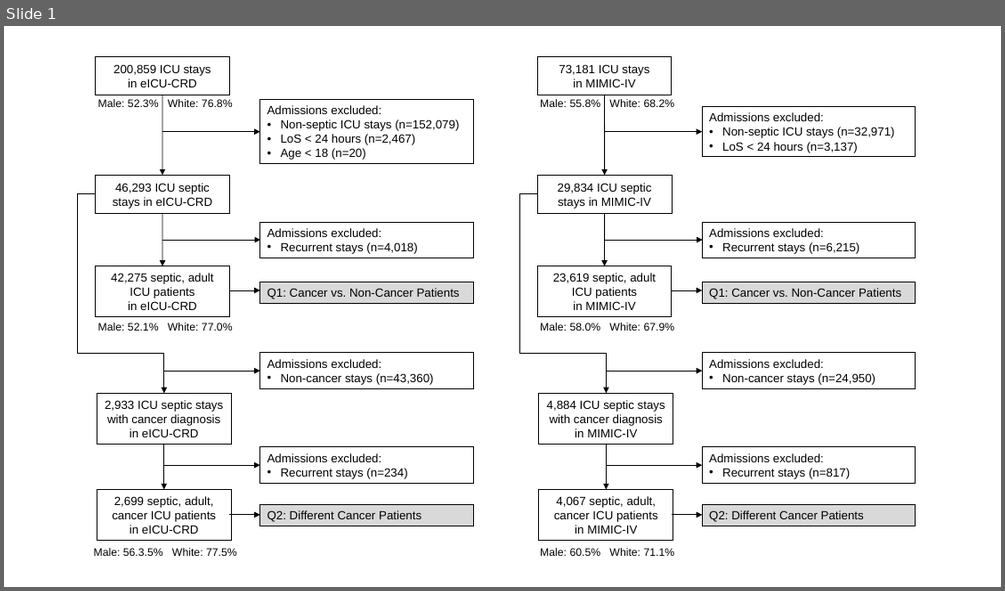
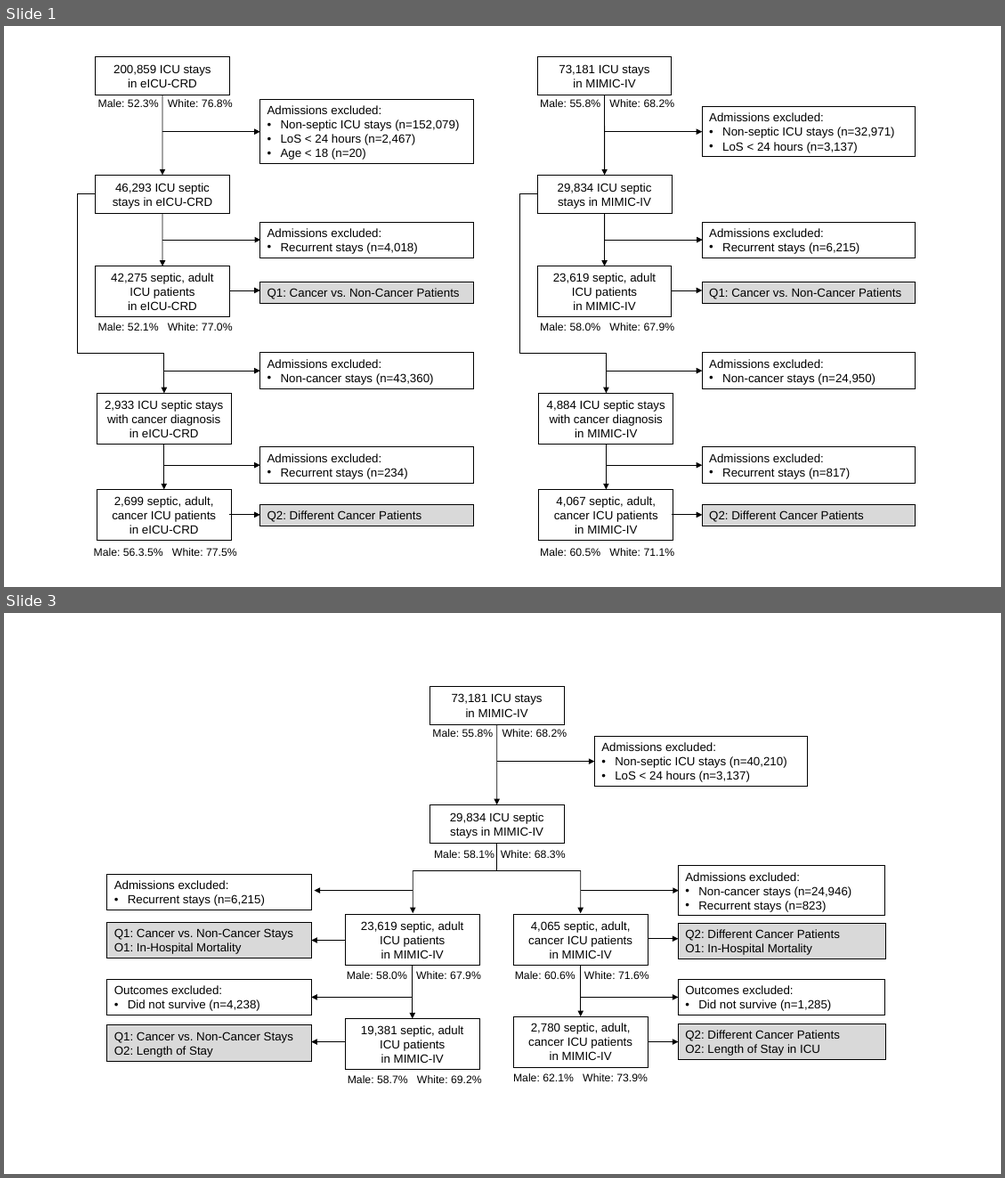
Before and after one commit to joamats/mit-tmle-cancer, a slide deck: results/fig1/flow_chart.pptx. Shown one above the other, each under a label of ours: slide 1 before the commit, slides 1 and 3 after it; the slides between them are not shown. The pictures are 1005x591 and 1005x1178 pixels, drawn with LibreOffice and Linux fonts; fonts in the diff are those of the drawing. Boxes give left, top, right and bottom in pixels: in the first picture for what was removed or moved away, otherwise in the second. Text is boxed around its words. In the diff, an @@ line names an element or a change of style, - is before the commit and + after.

```diff
--- a/results/fig1/flow_chart.pptx
+++ b/results/fig1/flow_chart.pptx
@@ slide 3 added at [4, 613, 1001, 1174], background #FFFFFF @@
@@ group added at [107, 686, 885, 1083]: 15 rectangles, 14 arrows, 6 texts, 3 lines @@
+73,181 ICU stays
+in MIMIC-IV
+Admissions excluded:
+• Non-septic ICU stays (n=40,210)
+• LoS < 24 hours (n=3,137)
+4,065 septic, adult, cancer ICU patients
+in MIMIC-IV
+Q2: Different Cancer Patients
+O1: In-Hospital Mortality
+Q1: Cancer vs. Non-Cancer Stays
+O1: In-Hospital Mortality
+29,834 ICU septic stays in MIMIC-IV
+Admissions excluded:
+• Non-cancer stays (n=24,946)
+• Recurrent stays (n=823)
+23,619 septic, adult ICU patients
+in MIMIC-IV
+Admissions excluded:
+• Recurrent stays (n=6,215)
+Male: 55.8% White: 68.2%
+Male: 60.6% White: 71.6%
+Male: 58.0% White: 67.9%
+Male: 58.1% White: 68.3%
+19,381 septic, adult ICU patients
+in MIMIC-IV
+Male: 58.7% White: 69.2%
+2,780 septic, adult, cancer ICU patients
+in MIMIC-IV
+Male: 62.1% White: 73.9%
+Q2: Different Cancer Patients
+O2: Length of Stay in ICU
+Outcomes excluded:
+• Did not survive (n=1,285)
+Q1: Cancer vs. Non-Cancer Stays
+O2: Length of Stay
+Outcomes excluded:
+• Did not survive (n=4,238)
```
Also in this commit, not shown: 2 slides changed, 1 other slide added, 13 other files.
